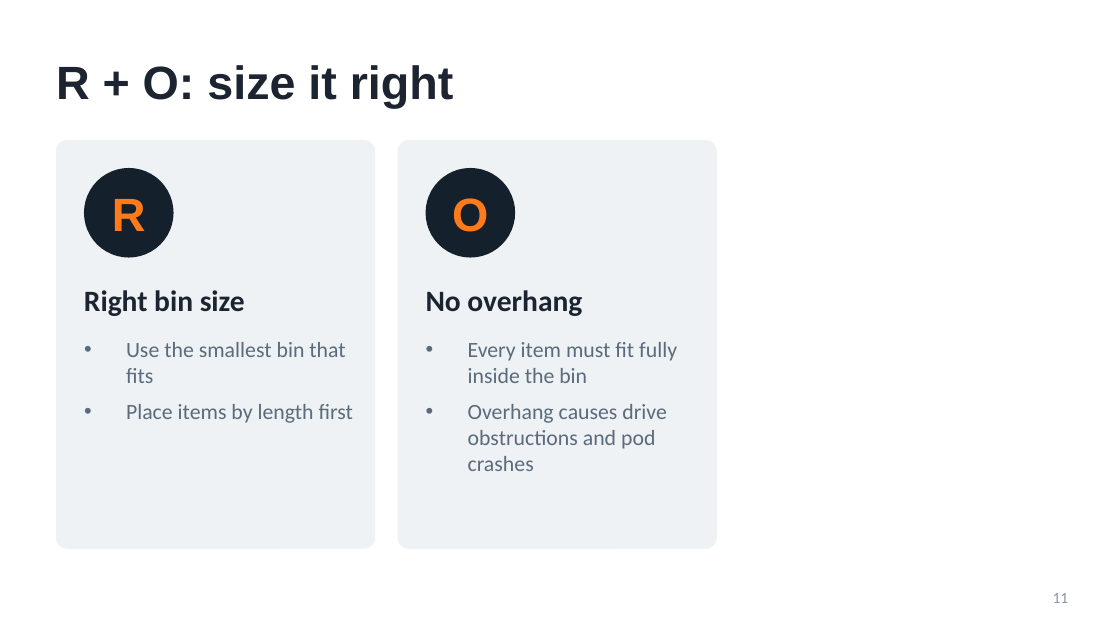
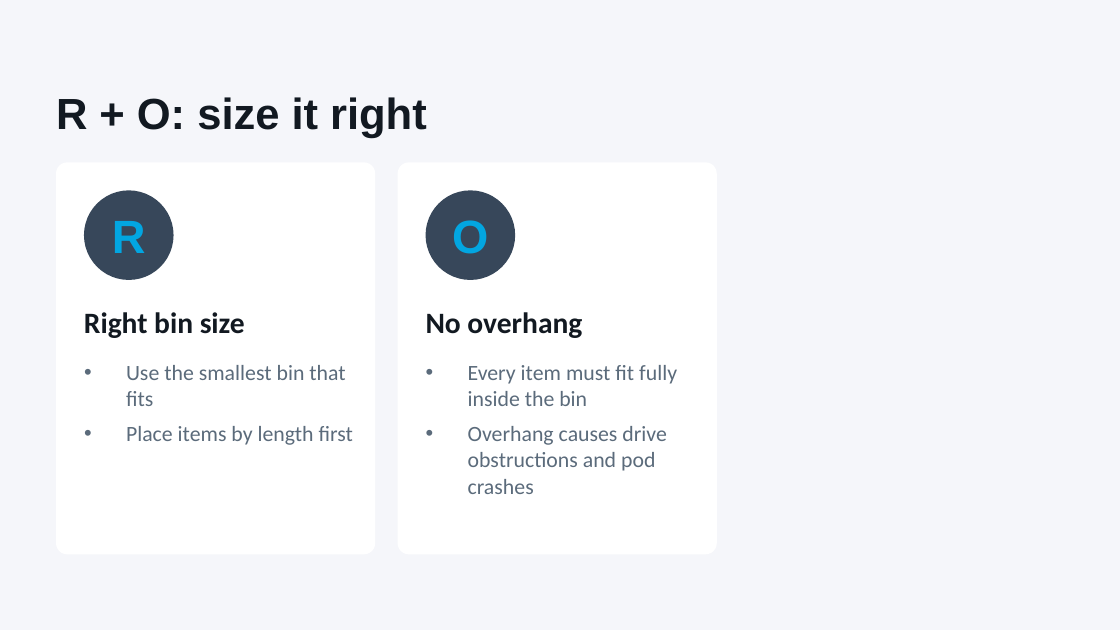
Before and after one commit to vanfryddie/beanstalkx, a slide deck: slide 11 of APMT_Coaching_FFF_ROBOTSS.pptx. Drawn at 1120x630 pixels with LibreOffice and Linux fonts; fonts in the diff are those of the drawing; background and template pictures are left out. Boxes give left, top, right and bottom in pixels: in the first picture for what was removed or moved away, otherwise in the second. Text is boxed around its words. In the diff, an @@ line names an element or a change of style, - is before the commit and + after.

```diff
--- a/APMT_Coaching_FFF_ROBOTSS.pptx
+++ b/APMT_Coaching_FFF_ROBOTSS.pptx
@@ background #FFFFFF to #F5F6FA @@
@@ title "R + O: size it ...": place and size @@
-title "R + O: size it ..." at [56, 65, 453, 109]
+title "R + O: size it ..." at [56, 97, 427, 138]
@@ title "R + O: size it ..." at [56, 97, 427, 138]: size 30 to 28 pt, text colour #1B2430 to #121921 @@
@@ rounded rectangle: place and size @@
-rounded rectangle at [56, 140, 375, 549]
+rounded rectangle at [56, 162, 375, 554]
@@ rounded rectangle at [56, 162, 375, 554]: fill #EEF2F5 to #FFFFFF @@
@@ rounded rectangle at [398, 162, 717, 554]: fill #EEF2F5 to #FFFFFF @@
@@ rounded rectangle: place and size @@
-rounded rectangle at [398, 140, 717, 549]
+rounded rectangle at [398, 162, 717, 554]
@@ text "R" at [112, 221, 146, 253]: text colour #FF7A1A to #02A6E1 @@
@@ ellipse at [84, 190, 174, 280]: fill #14202C to #37475A @@
@@ 2 texts, 2 ellipses: place and size @@
-2 texts, 2 ellipses at [84, 168, 515, 258]
+2 texts, 2 ellipses at [84, 190, 515, 280]
@@ text "O" at [452, 220, 488, 254]: text colour #FF7A1A to #02A6E1 @@
@@ ellipse at [426, 190, 515, 280]: fill #14202C to #37475A @@
@@ text "Right bin size": place and size @@
-text "Right bin size" at [84, 290, 245, 316]
+text "Right bin size" at [84, 312, 245, 338]
@@ text "Right bin size" at [84, 312, 245, 338]: text colour #1B2430 to #121921 @@
@@ text "No overhang": place and size @@
-text "No overhang" at [426, 290, 582, 316]
+text "No overhang" at [426, 312, 582, 338]
@@ text "No overhang" at [426, 312, 582, 338]: text colour #1B2430 to #121921 @@
@@ text "Use the smallest bin that ...": place and size @@
-text "Use the smallest bin that ..." at [126, 342, 353, 423]
+text "Use the smallest bin that ..." at [126, 365, 353, 445]
@@ text "Every item must fit fully ...": place and size @@
-text "Every item must fit fully ..." at [468, 342, 677, 471]
+text "Every item must fit fully ..." at [468, 365, 677, 494]
@@ page number removed at [1053, 593, 1069, 603] @@
-11
```
Also in this commit, not shown: 13 other slides changed, 1 slide added, 1 slide removed.
